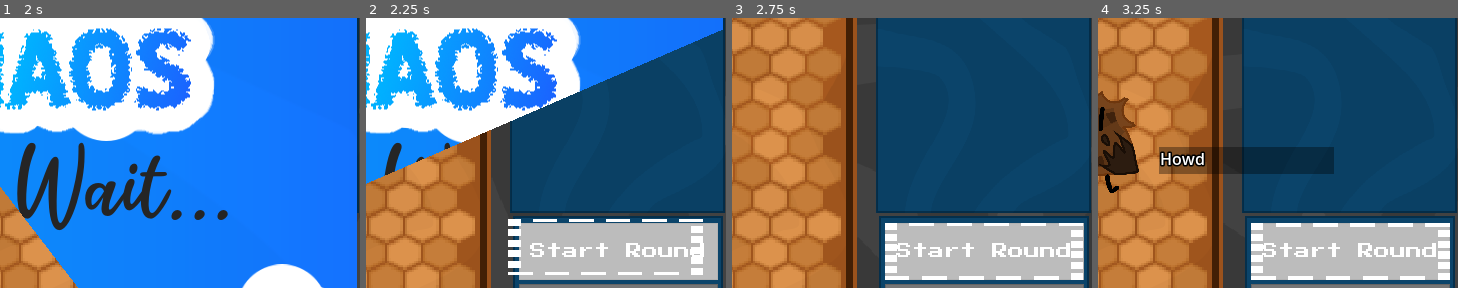
Above: before the commit, frames 1-4 (left to right).
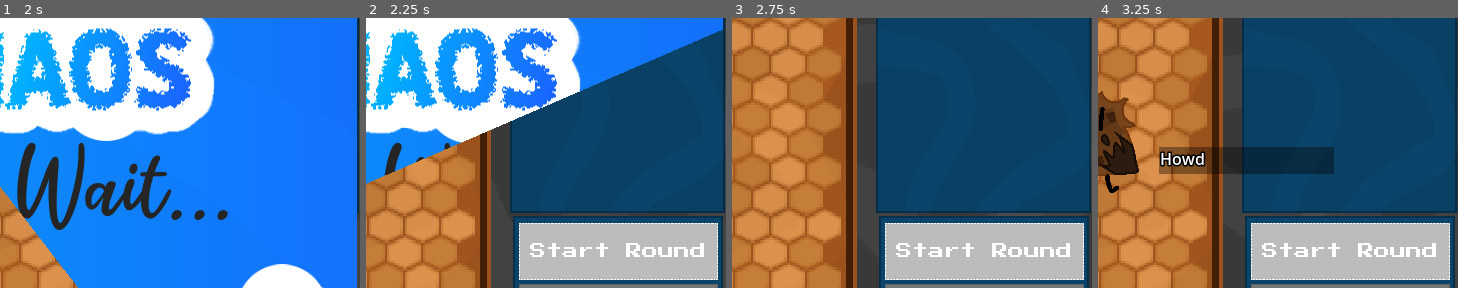
Above: after the commit, the same moments.

Repository: Kaplin86/engrams-of-chaos
Game: Godot game, scene res://main_menu.tscn
Two runs of this game, one before a commit and one after it. Both use one fixed random seed, a clock stepped at 60 frames per second and the inputs below.
Inputs (mouse positions are % of the whole screen's width and height, from its top left):
- Up to frame 1 (2 s): tap Enter at 0.5 s; move the mouse to (72, 45) at 0.52 s; hold Right (ui_right) 0.53-1.28 s; hold X (deny) 0.53-1.28 s; tap Z (confirm) at 0.6, 1.55 s; click (72, 45) at 0.67 s; move the mouse to (30, 55) at 1.27 s; hold Down (ui_down) from 1.28 s (still down); tap X (deny) at 1.35 s
- Up to frame 2 (2.25 s): move the mouse to (60, 28) at 2.02 s; release Down (ui_down) at 2.03 s; hold Right (ui_right) from 2.03 s (still down); hold X (deny) from 2.03 s (still down); tap Z (confirm) at 2.1 s
- Up to frame 3 (2.75 s): keep holding Right (ui_right); keep holding X (deny)
- Up to frame 4 (3.25 s): move the mouse to (45, 70) at 2.77 s; release Right (ui_right) at 2.78 s; release X (deny) at 2.78 s; hold Up (ui_up) from 2.78 s (still down); tap X (deny) at 2.85 s; click (45, 70) at 2.92 s; tap Z (confirm) at 3.05 s
The pictures show only the part of the screen within x 50-100%, y 19-69%; the shares and areas given below are measured in that part.

Frame 1 is identical in both runs. In frame 2, 1.9% of the frame differs, in the area x 39-98%, y 74-98%; in frame 3, 1.7%; in frame 4, 1.8%.

Commit message:
40 Hour
I added a few sound effects for when you select between units, alongside swapping the selector outline to be a 9 slice so it scales nicely.

Diff:
--- a/cursor_handler.gd
+++ b/cursor_handler.gd
@@ -37,20 +37,39 @@
 
 var deltatimer = 0
 
+var OutlineTexture1 = preload("res://ui/Outline.png")
+var OutlineTexture2 = preload("res://ui/Outline2.png")
+var LastPointerPos
+
+func playuiSound():
+	$Switch1.pitch_scale = 1 + randf_range(-0.1,0.1)
+	$Switch1.play()
 func _process(delta: float) -> void:
 	deltatimer += delta
 	if !main:
 		return
 
+	if LastPointerPos != PointerPos:
+		LastPointerPos = PointerPos
+		$PointerLayer/AnimationPlayer.stop()
+		#$PointerLayer/AnimationPlayer.play("play")
+
 	if main.engramInventory.size() != 0:
 		ui.modulateCraft(Color(1,1,1,1))
 	else:
 		ui.modulateCraft(Color(0.1,0.1,0.1,1))
 
 	if PointerPos:
-		$PointerLayer/Pointer.global_position -= ($PointerLayer/Pointer.global_position - PointerPos + Vector2(0,0)) * 0.1
+		$PointerLayer/Holder/NinePatchRect.global_position -= ($PointerLayer/Holder/NinePatchRect.global_position - PointerPos + Vector2(0,0)) * 0.2
+		print(PointerPos)
 	if PointerSize:
-		$PointerLayer/Pointer.global_scale -= ($PointerLayer/Pointer.global_scale - PointerSize + Vector2(0,0)) * 0.1
+		$PointerLayer/Holder/NinePatchRect.size -= ($PointerLayer/Holder/NinePatchRect.size - PointerSize + Vector2(0,0)) * 0.3
+	if floor(deltatimer * 2) == round(deltatimer * 2):
+		$PointerLayer/Holder/NinePatchRect.texture = OutlineTexture2
+	else:
+		$PointerLayer/Holder/NinePatchRect.texture = OutlineTexture1
+
+
 
 	if CurrentState == "BoardUnit":
 		var NewUnitList = getunitsSortedToX()
@@ -61,10 +80,13 @@
 			ui.viewUnit(unitTarget)
 			var actualPoint : Node2D = unitTarget.get_child(0)
 			PointerPos = actualPoint.get_global_transform_with_canvas().get_origin()
-			PointerSize = actualPoint.get_global_transform_with_canvas().get_scale() * (2/2.25)
+			PointerSize = actualPoint.get_global_transform_with_canvas().get_scale() * 16
+			PointerPos -= PointerSize / 2
 		if checkInputJustPressed("ui_left"):
 			changeUnitSelect(NewUnitList[NewUnitList.find(unitTarget) - 1])
+			playuiSound()
 		if checkInputJustPressed("ui_right"):
+			playuiSound()
 			if NewUnitList.find(unitTarget) + 1 >= NewUnitList.size():
 				changeUnitSelect(NewUnitList[0])
 			else:
@@ -82,23 +104,29 @@
 			ButtonPanelTargeted.emit()
 		if checkInputJustPressed("confirm") and unitTarget.team == 2:
 			CurrentState = "PickingUpUnit"
+			$MiscMenu.pitch_scale = 1 + randf_range(-0.05,0.05)
+			$MiscMenu.play()
 			PickUpUnit.emit()
 			boardPosition = unitTarget.board_position
 
 	elif CurrentState == "PickingUpUnit":
 		boardPosition.x = clamp(boardPosition.x,2,12)
-		boardPosition.y = clamp(boardPosition.y,12,15)
+		boardPosition.y = clamp(boardPosition.y,12,14)
 		print(boardPosition.y)
 		unitTarget.board_position = boardPosition
 		unitTarget.visualPosition = main.board.map_to_local(boardPosition)
 		if checkInputJustPressed("ui_up"):
 			boardPosition -= Vector2i(0,1)
+			$Move.play()
 		if checkInputJustPressed("ui_left"):
 			boardPosition -= Vector2i(1,0)
+			$Move.play()
 		if checkInputJustPressed("ui_down"):
 			boardPosition -= Vector2i(0,-1)
+			$Move.play()
 		if checkInputJustPressed("ui_right"):
 			boardPosition -= Vector2i(-1,0)
+			$Move.play()
 		if checkInputJustPressed("confirm"):
 			var ValidSpace = true
 			for E in main.units:
@@ -108,10 +136,15 @@
 			if ValidSpace:
 				CurrentState = "BoardUnit"
 				DroppedUnit.emit()
+				$MiscMenu2.pitch_scale = 1 + randf_range(-0.05,0.05)
+				$MiscMenu2.play()
+		var actualPoint = unitTarget.get_child(0)
+		PointerPos = actualPoint.get_global_transform_with_canvas().get_origin()
+		PointerSize = actualPoint.get_global_transform_with_canvas().get_scale() * 16
+		PointerPos -= PointerSize / 2
 
 	elif CurrentState == "SynergyView":
 		var synergyList = ui.synergyList
-		PointerPos = Vector2(56,439)
 		if checkInputJustPressed("ui_left"):
 			synergyPoint -= 1
 			synergyPoint = wrap(synergyPoint,0,synergyList.size())
@@ -121,6 +154,7 @@
 		elif checkInputJustPressed("ui_up"):
 			unitTarget = null
 			CurrentState = "BoardUnit"
+			playuiSound()
 			ui.highlightSynergy("")
 			return
 		elif checkInputJustPressed("ui_down"):
@@ -136,11 +170,9 @@
 
 		for E : ColorRect in ui.get_node("SynergyHolder").get_children():
 			if ui.remove_numbers_from_string(E.name) == selectedSynergy:
-				print(E.size)
+				print(PointerPos, E.global_position)
 				PointerPos = E.get_global_transform_with_canvas().get_origin()
-				PointerSize = E.get_global_transform_with_canvas().get_scale() * E.size / 16
-				PointerPos += (PointerSize * 16) / 2
-
+				PointerSize =  E.size
 
 	elif CurrentState == "StartPause":
 
@@ -150,14 +182,12 @@
 			if ui.has_node("GameManagingButtons/Pause_Resume"):
 				var ObjectInQuestion = ui.get_node("GameManagingButtons/Pause_Resume")
 				PointerPos = ObjectInQuestion.get_global_transform_with_canvas().get_origin()
-				PointerSize = ObjectInQuestion.get_global_transform_with_canvas().get_scale() * ObjectInQuestion.size / 16
-				PointerPos += (PointerSize * 16) / 2
+				PointerSize = ObjectInQuestion.size
 		elif buttonPoint == "craft":
 			if ui.has_node("GameManagingButtons/Craft"):
 				var ObjectInQuestion = ui.get_node("GameManagingButtons/Craft")
 				PointerPos = ObjectInQuestion.get_global_transform_with_canvas().get_origin()
-				PointerSize = ObjectInQuestion.get_global_transform_with_canvas().get_scale() * ObjectInQuestion.size / 16
-				PointerPos += (PointerSize * 16) / 2
+				PointerSize = ObjectInQuestion.size
 			ui.highlightStartPause(true,false,deltatimer)
 
 
@@ -176,6 +206,7 @@
 		elif checkInputJustPressed("ui_down"):
 			ui.highlightStartPause(false,true)
 			CurrentState = "BoardUnit"
+			playuiSound()
 			unitTarget = null
 			WentToBoard.emit()
 		if checkInputJustPressed("confirm"):
--- a/main.tscn
+++ b/main.tscn
@@ -1,13 +1,17 @@
-[gd_scene load_steps=22 format=4 uid="uid://5nme2qseus3n"]
+[gd_scene load_steps=29 format=4 uid="uid://5nme2qseus3n"]
 
 [ext_resource type="Script" uid="uid://7ker8jed8vvw" path="res://gameManager.gd" id="1_1bvp3"]
 [ext_resource type="Texture2D" uid="uid://b4iclk8uy8ll4" path="res://boardTiles.svg" id="2_w48qg"]
 [ext_resource type="Texture2D" uid="uid://blnb1ewb5omn6" path="res://ui/Outline.png" id="3_074og"]
 [ext_resource type="Script" uid="uid://buj6ft1vvdf2f" path="res://addons/hexagon_tilemaplayer/hexagon_tilemaplayer.gd" id="3_h2yge"]
+[ext_resource type="AudioStream" uid="uid://g2pyuqus2igl" path="res://sfx/click.wav" id="4_cegan"]
 [ext_resource type="AudioStream" uid="uid://ftm7e7tnhde" path="res://sfx/Perc_Can_hi.wav" id="4_lquwl"]
 [ext_resource type="PackedScene" uid="uid://b0fa1fcw3ggsp" path="res://ui.tscn" id="5_7mycd"]
+[ext_resource type="AudioStream" uid="uid://dxrry6dhafsp0" path="res://sfx/misc_menu_2.wav" id="5_82xsv"]
+[ext_resource type="AudioStream" uid="uid://jsnbr8sgoxa0" path="res://sfx/click3.wav" id="5_ryguw"]
 [ext_resource type="AudioStream" uid="uid://c2li7rthj2ck5" path="res://sfx/bell.wav" id="5_w48qg"]
 [ext_resource type="Script" uid="uid://dn8yn2yv0yjmi" path="res://cursor_handler.gd" id="6_7mycd"]
+[ext_resource type="AudioStream" uid="uid://bk3cjpy526285" path="res://sfx/misc_menu.wav" id="6_getpj"]
 [ext_resource type="Script" uid="uid://dyqqo2yil741f" path="res://mainCamera.gd" id="6_ycdy4"]
 [ext_resource type="Script" uid="uid://du7i5uc22arq2" path="res://tutorial_handler.gd" id="7_272bh"]
 [ext_resource type="Script" uid="uid://c4ta8iyc7vxqc" path="res://tutorial_pointer.gd" id="8_4c57u"]
@@ -19,6 +23,43 @@
 [ext_resource type="Texture2D" uid="uid://cstd7txufmlqq" path="res://ui/pattern.svg" id="15_vivmo"]
 [ext_resource type="Texture2D" uid="uid://cmm6uiwgto3if" path="res://knife.svg" id="16_2cqfq"]
 
+[sub_resource type="Animation" id="Animation_cegan"]
+resource_name = "play"
+length = 2.0
+tracks/0/type = "value"
+tracks/0/imported = false
+tracks/0/enabled = true
+tracks/0/path = NodePath("Holder:modulate")
+tracks/0/interp = 1
+tracks/0/loop_wrap = true
+tracks/0/keys = {
+"times": PackedFloat32Array(0, 1.63, 2),
+"transitions": PackedFloat32Array(1, 1, 1),
+"update": 0,
+"values": [Color(1, 1, 1, 1), Color(1, 1, 1, 1), Color(1, 1, 1, 0)]
+}
+
+[sub_resource type="Animation" id="Animation_82xsv"]
+length = 0.001
+tracks/0/type = "value"
+tracks/0/imported = false
+tracks/0/enabled = true
+tracks/0/path = NodePath("Holder:modulate")
+tracks/0/interp = 1
+tracks/0/loop_wrap = true
+tracks/0/keys = {
+"times": PackedFloat32Array(0),
+"transitions": PackedFloat32Array(1),
+"update": 0,
+"values": [Color(1, 1, 1, 1)]
+}
+
+[sub_resource type="AnimationLibrary" id="AnimationLibrary_getpj"]
+_data = {
+&"RESET": SubResource("Animation_82xsv"),
+&"play": SubResource("Animation_cegan")
+}
+
 [sub_resource type="TileSetAtlasSource" id="TileSetAtlasSource_0xm2m"]
 texture = ExtResource("2_w48qg")
 separation = Vector2i(1, 0)
@@ -50,11 +91,43 @@
 [node name="PointerLayer" type="CanvasLayer" parent="CursorHandler"]
 layer = 2
 
-[node name="Pointer" type="Sprite2D" parent="CursorHandler/PointerLayer"]
-z_index = 3
-position = Vector2(102, 151)
-scale = Vector2(1.915, 1.915)
+[node name="Holder" type="Node2D" parent="CursorHandler/PointerLayer"]
+
+[node name="NinePatchRect" type="NinePatchRect" parent="CursorHandler/PointerLayer/Holder"]
+offset_left = 94.0
+offset_top = 143.0
+offset_right = 110.0
+offset_bottom = 159.0
+size_flags_horizontal = 4
+size_flags_vertical = 4
 texture = ExtResource("3_074og")
+patch_margin_left = 3
+patch_margin_top = 3
+patch_margin_right = 3
+patch_margin_bottom = 3
+axis_stretch_horizontal = 1
+axis_stretch_vertical = 1
+
+[node name="AnimationPlayer" type="AnimationPlayer" parent="CursorHandler/PointerLayer"]
+libraries = {
+&"": SubResource("AnimationLibrary_getpj")
+}
+
+[node name="Switch1" type="AudioStreamPlayer" parent="CursorHandler"]
+stream = ExtResource("4_cegan")
+bus = &"sfx"
+
+[node name="Move" type="AudioStreamPlayer" parent="CursorHandler"]
+stream = ExtResource("5_ryguw")
+bus = &"sfx"
+
+[node name="MiscMenu" type="AudioStreamPlayer" parent="CursorHandler"]
+stream = ExtResource("5_82xsv")
+bus = &"sfx"
+
+[node name="MiscMenu2" type="AudioStreamPlayer" parent="CursorHandler"]
+stream = ExtResource("6_getpj")
+bus = &"sfx"
 
 [node name="TutorialHandler" type="Node2D" parent="." node_paths=PackedStringArray("cursorHandler", "gameHandler", "tutorialPointer")]
 script = ExtResource("7_272bh")
@@ -113,7 +186,7 @@
 bus = &"sfx"
 
 [node name="Guy" type="Node2D" parent="TutorialPointer"]
-position = Vector2(348, -197.641)
+position = Vector2(348, -197.303)
 
 [node name="BurntToastBody" type="Sprite2D" parent="TutorialPointer/Guy"]
 scale = Vector2(0.178, 0.178)
Not shown, added: sfx/click.wav.import
Not shown, added: sfx/click3.wav.import
Not shown, added: sfx/misc_menu.wav.import
Not shown, added: sfx/misc_menu_2.wav.import
Not shown, added: sfx/switch1.mp3.import
Binary file added: ui/Outline2.png
Not shown, added: ui/Outline2.png.import
Not shown, added: sfx/click.wav
Not shown, added: sfx/click3.wav
Not shown, added: sfx/misc_menu.wav
Not shown, added: sfx/misc_menu_2.wav
Not shown, added: sfx/switch1.mp3
